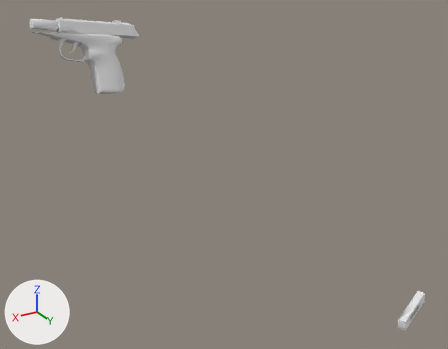
A saved change to the OBJ model Vertex_Animation_Compiler/Assets/Makarov_Pistol_Reload160.obj.
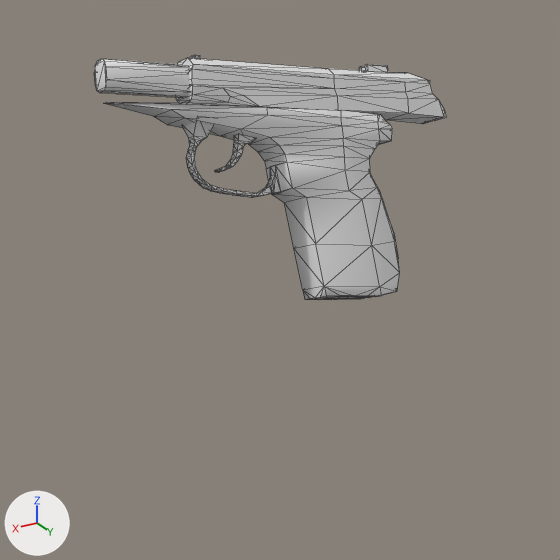
The first picture shows the older version from a camera (50 mm lens) standing at (0.701, 0.867, 0.13) and looking at (0.196, 0.025, -0.291). The close-ups show both versions on the part from 0% to 39% of the width and 0% to 50% of the height of that picture; other places that the commit changed are outside them. Lighting does not change. The marker at lower left points along +X, +Y and +Z. The close-ups show mesh edges as thin lines. Where no turn or scale is listed for an object, it has been applied to the vertices.

Script lines for the objects in view, before the commit:
```python
me_rest_of_the_gun_sphere = bpy.data.meshes.new('Rest_of_the_gun_Sphere')
me_rest_of_the_gun_sphere.from_pydata(...)  # 272 vertices, 525 faces; spans x 0.3112..0.458, y -0.1373..-0.0817, z -0.1591..-0.0255
me_top_slider_sphere_001 = bpy.data.meshes.new('Top_Slider_Sphere.001')
me_top_slider_sphere_001.from_pydata(...)  # 131 vertices, 237 faces; spans x 0.2786..0.4179, y -0.1461..-0.108, z -0.0779..-0.0286
ob_rest_of_the_gun_sphere = bpy.data.objects.new('Rest_of_the_gun_Sphere', me_rest_of_the_gun_sphere)
ob_rest_of_the_gun_sphere.location = (0.0, 0.0, 0.0)
ob_top_slider_sphere_001 = bpy.data.objects.new('Top_Slider_Sphere.001', me_top_slider_sphere_001)
ob_top_slider_sphere_001.location = (0.0, 0.0, 0.0)
```
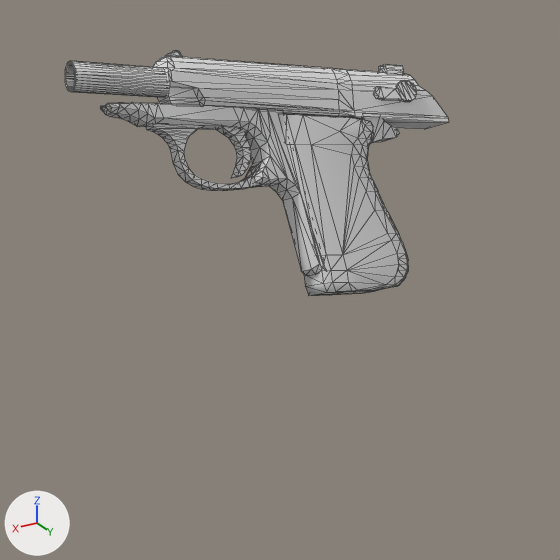
The change, as a diff of the scene's bpy script:
```diff
--- a/Vertex_Animation_Compiler/Assets/Makarov_Pistol_Reload160.obj.py
+++ b/Vertex_Animation_Compiler/Assets/Makarov_Pistol_Reload160.obj.py
@@ me_rest_of_the_gun_sphere @@
-me_rest_of_the_gun_sphere.from_pydata(...)  # 272 vertices, 525 faces; spans x 0.3112..0.458, y -0.1373..-0.0817, z -0.1591..-0.0255
+me_rest_of_the_gun_sphere.from_pydata(...)  # 446 vertices, 876 faces; spans x 0.3119..0.472, y -0.1366..-0.0847, z -0.1554..-0.0254
+# me_rest_of_the_gun_sphere part 1: the loose piece of 212 vertices spanning x 0.3112..0.457, y -0.1373..-0.0817, z -0.1591..-0.0452 is rebuilt with 198 vertices and now spans x 0.3119..0.3748, y -0.1366..-0.0847, z -0.1554..-0.0588
+# me_rest_of_the_gun_sphere part 2: the loose piece of 24 vertices spanning x 0.4084..0.458, y -0.1285..-0.108, z -0.049..-0.0255 is rebuilt with 128 vertices and now spans x 0.4091..0.472, y -0.1283..-0.1084, z -0.0496..-0.0254
+# me_rest_of_the_gun_sphere part 3: a new loose piece of 76 vertices spanning x 0.3852..0.4373, y -0.1193..-0.1018, z -0.0946..-0.0567
+# me_rest_of_the_gun_sphere part 4: a new loose piece of 44 vertices spanning x 0.3869..0.4019, y -0.1232..-0.1057, z -0.0887..-0.0569
+# me_rest_of_the_gun_sphere part 5: 36 vertices removed from x 0.3837..0.4072, y -0.1181..-0.1054, z -0.0846..-0.0669
+# me_rest_of_the_gun_sphere part 6: the surface is now shaded flat
@@ me_top_slider_sphere_001 @@
-me_top_slider_sphere_001.from_pydata(...)  # 131 vertices, 237 faces; spans x 0.2786..0.4179, y -0.1461..-0.108, z -0.0779..-0.0286
+me_top_slider_sphere_001.from_pydata(...)  # 222 vertices, 428 faces; spans x 0.2771..0.4288, y -0.145..-0.1075, z -0.0809..-0.026
+# me_top_slider_sphere_001 part 7: the loose piece of 76 vertices spanning x 0.2786..0.4179, y -0.1461..-0.108, z -0.0779..-0.0289 is rebuilt with 142 vertices and now spans x 0.2771..0.4288, y -0.145..-0.1075, z -0.0809..-0.0274
+# me_top_slider_sphere_001 part 8: a new loose piece of 36 vertices spanning x 0.2933..0.3178, y -0.1239..-0.1152, z -0.0612..-0.0501
+# me_top_slider_sphere_001 part 9: a new loose piece of 24 vertices spanning x 0.2951..0.3067, y -0.1405..-0.1291, z -0.0523..-0.043
+# me_top_slider_sphere_001 part 10: a new loose piece of 20 vertices spanning x 0.4135..0.4218, y -0.1261..-0.1229, z -0.0302..-0.026
+# me_top_slider_sphere_001 part 11: 29 vertices removed from x 0.3047..0.3177, y -0.1389..-0.1278, z -0.0496..-0.0416
@@ ob_rest_of_the_gun_sphere_001 @@
+ob_rest_of_the_gun_sphere_001 = bpy.data.objects.new('Rest_of_the_gun_Sphere.001', me_rest_of_the_gun_sphere_001)  # 166 vertices, 324 faces; spans x 0.306..0.458, y -0.138..-0.09, z -0.142..-0.045
+ob_rest_of_the_gun_sphere_001.location = (0.0, 0.0, 0.0)
```

What differs and where, as boxes (x1, y1, x2, y2) in the close-ups (560 x 560 px):
'Rest_of_the_gun_Sphere', reshaped (12% wider)
    before: (94, 59, 400, 300)
    after: (65, 61, 408, 295)
'Top_Slider_Sphere.001', reshaped (10% wider, 13% taller)
    before: (176, 55, 446, 124)
    after: (153, 51, 449, 129)
'Rest_of_the_gun_Sphere.001', added
    after: (100, 102, 400, 276)
part 1 of me_rest_of_the_gun_sphere, rebuilt
    before: (104, 103, 400, 300)
    after: (278, 114, 408, 295)
part 2 of me_rest_of_the_gun_sphere, rebuilt
    before: (94, 59, 189, 98)
    after: (65, 61, 167, 98)
part 3 of me_rest_of_the_gun_sphere, added
    after: (146, 124, 259, 191)
part 4 of me_rest_of_the_gun_sphere, added
    after: (216, 127, 251, 178)
part 5 of me_rest_of_the_gun_sphere, deleted
    before: (215, 134, 256, 172)
part 7 of me_top_slider_sphere_001, rebuilt (10% wider, 10% taller)
    before: (176, 58, 446, 124)
    after: (153, 56, 449, 129)
part 8 of me_top_slider_sphere_001, added
    after: (374, 80, 417, 102)
part 9 of me_top_slider_sphere_001, added
    after: (378, 64, 404, 75)
part 10 of me_top_slider_sphere_001, added
    after: (166, 51, 183, 57)
part 11 of me_top_slider_sphere_001, deleted
    before: (359, 64, 388, 72)
